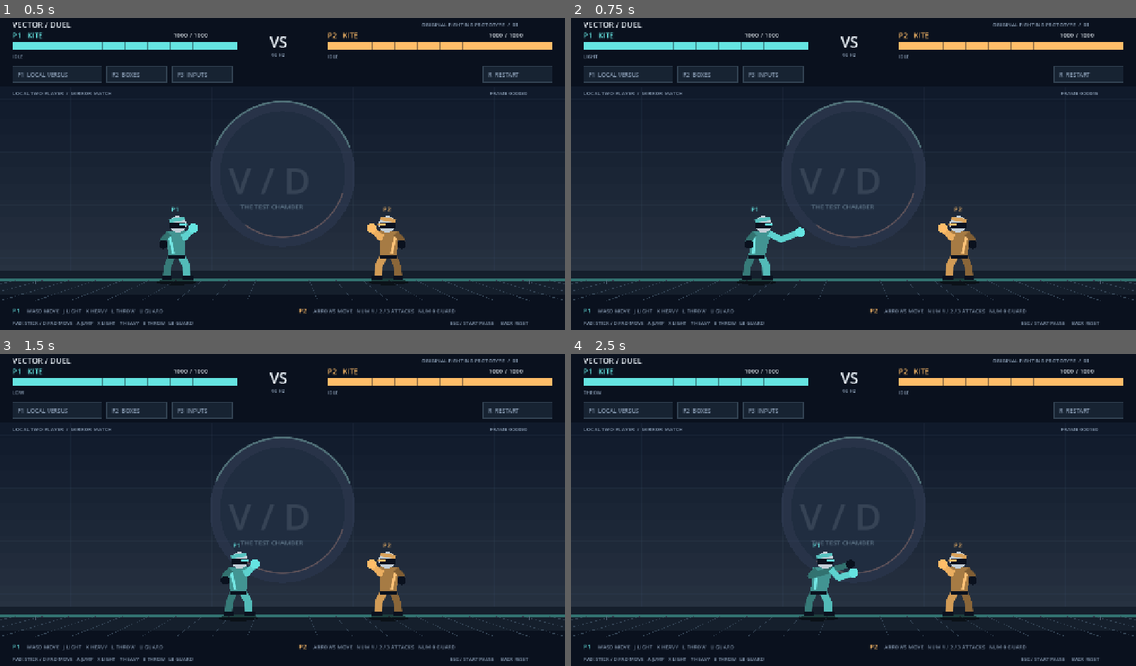
Above: before the commit, frames 1-4 (two rows, left to right).
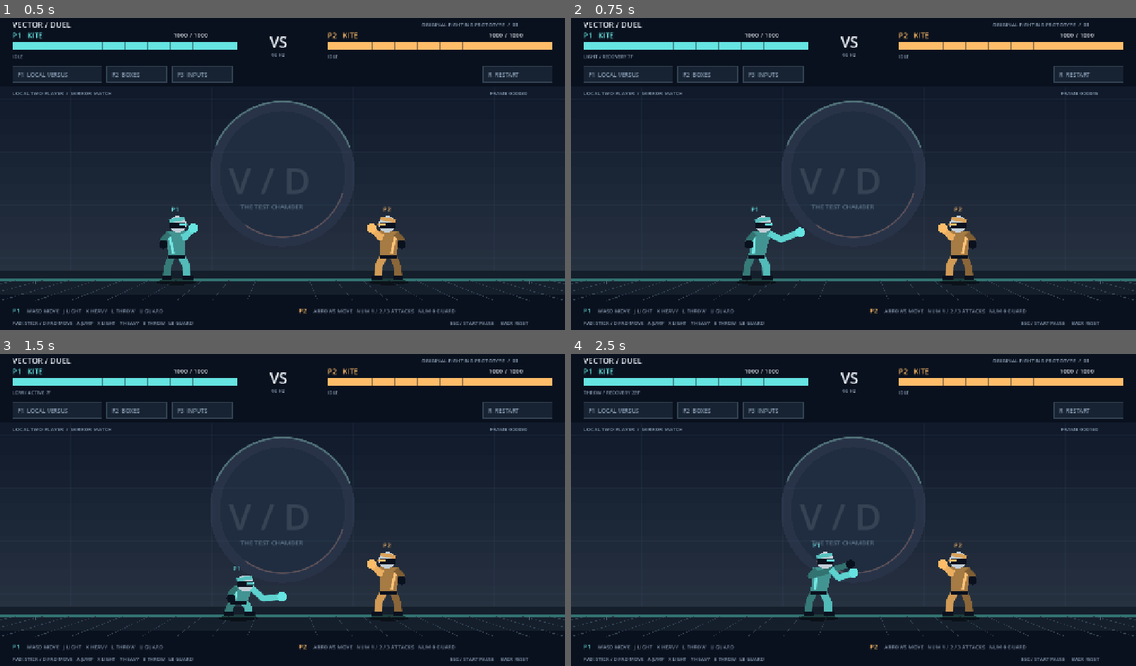
Above: after the commit, the same moments.

Repository: TIAN-sign/re02
Game: Godot game, scene res://scenes/main.tscn
Two runs of this game, one before a commit and one after it. Both use one fixed random seed, a clock stepped at 60 frames per second and the inputs below.
Inputs (mouse positions are in pixels of both pictures, inside the frame that each line leads up to):
- Up to frame 1 (0.5 s): no input
- Up to frame 2 (0.75 s): tap Enter at 0.5 s; move the mouse to (977, 158) at 0.52 s; hold D from 0.53 s (still down); tap J at 0.6 s; click (977, 158) at 0.67 s
- Up to frame 3 (1.5 s): move the mouse to (169, 525) at 1.27 s; release D at 1.28 s; hold S from 1.28 s (still down); tap K at 1.35 s
- Up to frame 4 (2.5 s): move the mouse to (910, 441) at 2.02 s; release S at 2.03 s; hold D from 2.03 s (still down); tap L at 2.1 s

Frame 1 is identical in both runs. In frame 2, less than 0.1% of the frame differs, in the area x 5-11%, y 11-14%; in frame 3, 0.9%, in the area x 4-51%, y 11-83%; in frame 4, less than 0.1%.

Commit message:
feat: validate complete fighting slice and record real viewport evidence

Diff:
--- /dev/null
+++ b/docs/evidence/capture.json
@@ -0,0 +1,56 @@
+{
+  "captures": [
+    {
+      "file": "versus.png",
+      "frame": 0,
+      "hitboxes": 0,
+      "hp": [
+        1000,
+        1000
+      ],
+      "round_over": false,
+      "training": false,
+      "winner": -1
+    },
+    {
+      "file": "training-hitboxes.png",
+      "frame": 88,
+      "hitboxes": 1,
+      "hp": [
+        1000,
+        920
+      ],
+      "round_over": false,
+      "training": true,
+      "winner": -1
+    },
+    {
+      "file": "ko.png",
+      "frame": 472,
+      "hitboxes": 0,
+      "hp": [
+        1000,
+        0
+      ],
+      "round_over": true,
+      "training": false,
+      "winner": 0
+    },
+    {
+      "file": "rematch.png",
+      "frame": 0,
+      "hitboxes": 0,
+      "hp": [
+        1000,
+        1000
+      ],
+      "round_over": false,
+      "training": false,
+      "winner": -1
+    }
+  ],
+  "display": "X11",
+  "engine": "4.6.3-stable (official)",
+  "method": "Real production viewport; scripted keyboard events; no replacement combat state",
+  "os": "Linux"
+}
--- a/presentation/game.gd
+++ b/presentation/game.gd
@@ -205,12 +205,12 @@
 	var state: String = str(fighter.get("state", "idle"))
 	var frame: int = int(fighter.get("state_frame", 0))
 	var accent: Color = CYAN if player == 0 else GOLD
-	var is_crouched: bool = state == "crouch"
+	var is_crouched: bool = bool(fighter.get("crouching", state == "crouch"))
 	var is_ko: bool = state == "ko" or state == "knockdown"
 	var lean: float = 0.0
-	if state in ["light", "heavy", "throw"]:
+	if state in ["light", "heavy", "throw", "throwing", "low", "air"]:
 		lean = 13.0
-	elif state in ["hitstun", "blockstun"]:
+	elif state in ["hitstun", "blockstun", "thrown"]:
 		lean = -8.0
 	var stance: float = 0.0
 	if state == "walk":
@@ -242,15 +242,17 @@
 	var front_hand := chest + Vector2(38, -8)
 	if state == "light":
 		front_hand = chest + Vector2(86, 1)
-	elif state == "heavy":
+	elif state in ["heavy", "air"]:
 		front_hand = chest + Vector2(103, -15)
-	elif state == "throw":
+	elif state == "low":
+		front_hand = chest + Vector2(86, 25)
+	elif state in ["throw", "throwing"]:
 		front_hand = chest + Vector2(67, 12)
 		back_hand = chest + Vector2(60, -8)
 	elif state in ["guard", "blockstun"]:
 		front_hand = chest + Vector2(28, -20)
 		back_hand = chest + Vector2(17, -4)
-	elif state == "hitstun":
+	elif state in ["hitstun", "thrown"]:
 		front_hand = chest + Vector2(47, 35)
 	_limb(chest + Vector2(-17, 4), chest + Vector2(-31, 19), back_hand, accent.darkened(0.5), 12)
 	_limb(chest + Vector2(16, 4), (chest + front_hand) * 0.5 + Vector2(0, 17), front_hand, accent.darkened(0.08), 13)
@@ -281,12 +283,14 @@
 			var direction := Vector2.from_angle(float(ray) * TAU / 8.0 + 0.2)
 			draw_line(point + direction * (8 + (1 - life) * 18), point + direction * (20 + (1 - life) * 35), color, 3, true)
 		if event_type in ["hit", "throw", "block"]:
-			_text(event_type.to_upper(), point + Vector2(-25, -42 - (1 - life) * 15), 15, color)
+			var label: String = "THROW TECH" if bool(event.get("tech", false)) else event_type.to_upper()
+			_text(label, point + Vector2(-25, -42 - (1 - life) * 15), 15, color)
 
 
 func _draw_boxes() -> void:
-	for group in ["hurtboxes", "hitboxes"]:
-		var color: Color = Color(0.25, 1, 0.6, 0.8) if group == "hurtboxes" else Color(1, 0.25, 0.35, 0.9)
+	var colors := {"pushboxes": Color(0.65, 0.55, 1, 0.7), "hurtboxes": Color(0.25, 1, 0.6, 0.8), "hitboxes": Color(1, 0.25, 0.35, 0.9), "throwboxes": Color(1, 0.75, 0.25, 0.9)}
+	for group in ["pushboxes", "hurtboxes", "hitboxes", "throwboxes"]:
+		var color: Color = colors[group]
 		for box in match_state.get(group, []):
 			var rect: Rect2 = box.get("rect", Rect2())
 			draw_rect(rect, Color(color, 0.12), true)
@@ -308,6 +312,9 @@
 			hp = int(players[player].get("hp", 1000))
 			max_hp = maxi(1, int(players[player].get("max_hp", 1000)))
 			state = str(players[player].get("state", "idle"))
+			var phase: String = str(players[player].get("phase", "none"))
+			if phase != "none":
+				state += " / " + phase + " %df" % int(players[player].get("state_frame", 0))
 			combo = int(players[player].get("combo", 0))
 		var ratio: float = clampf(float(hp) / float(max_hp), 0, 1)
 		_text("P%d   KITE" % (player + 1), Vector2(x, 52), 17, accent)
@@ -331,6 +338,8 @@
 	else:
 		_text("LOCAL TWO PLAYER  /  MIRROR MATCH", Vector2(28, 181), 12, MUTED)
 	_text("FRAME %06d" % int(match_state.get("frame", 0)), Vector2(1110, 181), 12, MUTED)
+	if show_boxes:
+		_text("BOXES: HURT / GREEN   HIT / RED   THROW / GOLD   PUSH / VIOLET", Vector2(425, 622), 11, MUTED)
 
 
 func _button(rect: Rect2, label: String, active: bool) -> void:
@@ -341,7 +350,7 @@
 
 func _draw_history(player: int, origin: Vector2, accent: Color) -> void:
 	draw_rect(Rect2(origin, Vector2(200, 208)), Color(0.035, 0.06, 0.1, 0.92))
-	_text("P%d  /  INPUT HISTORY" % (player + 1), origin + Vector2(12, 24), 12, accent)
+	_text("P%d  /  INPUT (PRE-DUMMY)" % (player + 1), origin + Vector2(12, 24), 11, accent)
 	var history: Array = input_source.call("history", player)
 	var rows: Array[Dictionary] = []
 	for index in range(history.size() - 1, -1, -1):
--- a/tests/capture_evidence.gd
+++ b/tests/capture_evidence.gd
@@ -5,6 +5,8 @@
 var game: Node
 var output_directory: String
 var captures: Array[Dictionary] = []
+var desired_keys: Dictionary = {}
+var injected_keys: Dictionary = {}
 
 
 func _initialize() -> void:
@@ -33,26 +35,26 @@
 	game.set_training_mode(true)
 	game.show_boxes = true
 	game.show_history = true
-	_approach()
+	await _approach()
 	_key(KEY_J, true)
-	_tick()
+	await _tick()
 	_key(KEY_J, false)
 	for tick in range(30):
-		_tick()
+		await _tick()
 		if not game.match_state["hitboxes"].is_empty():
 			break
 	await _capture("training-hitboxes.png")
 	game.set_training_mode(false)
 	game.show_boxes = false
 	game.show_history = false
-	_approach()
+	await _approach()
 	for tick in range(3600):
 		var players: Array = game.match_state["players"]
 		_key(KEY_D, players[1]["pos"].x - players[0]["pos"].x > 65)
 		_key(KEY_J, tick % 48 == 0)
 		_key(KEY_K, tick % 48 == 10)
 		_key(KEY_L, tick % 96 == 40)
-		_tick()
+		await _tick()
 		if game.match_state["round_over"]:
 			break
 	for key in [KEY_D, KEY_J, KEY_K, KEY_L]:
@@ -86,23 +88,32 @@
 		var players: Array = game.match_state["players"]
 		if players[1]["pos"].x - players[0]["pos"].x < 80:
 			break
-		_tick()
+		await _tick()
 	_key(KEY_D, false)
-	_tick()
+	await _tick()
 
 
 func _tick() -> void:
+	# Inject before the consuming physics tick, matching the production InputMap contract.
+	await process_frame
+	for key in desired_keys:
+		var pressed: bool = desired_keys[key]
+		if pressed == bool(injected_keys.get(key, false)):
+			continue
+		var event := InputEventKey.new()
+		event.keycode = key
+		event.physical_keycode = key
+		event.pressed = pressed
+		Input.parse_input_event(event)
+		injected_keys[key] = pressed
 	Input.flush_buffered_events()
+	await physics_frame
 	var inputs: Array[Dictionary] = game.input_source.sample_frame()
 	game.advance_frame(inputs)
 
 
 func _key(key: Key, pressed: bool) -> void:
-	var event := InputEventKey.new()
-	event.keycode = key
-	event.physical_keycode = key
-	event.pressed = pressed
-	Input.parse_input_event(event)
+	desired_keys[key] = pressed
 
 
 func _capture(filename: String) -> void:
Not shown, added: combat/combat_sim.gd.uid
Not shown, added: combat/fighter_state.gd.uid
Not shown, added: combat/move_data.gd.uid
Not shown, added: combat/tests/run.gd.uid
Not shown, added: docs/evidence/.gdignore
Binary file added: docs/evidence/ko.png
Binary file added: docs/evidence/rematch.png
Binary file added: docs/evidence/training-hitboxes.png
Binary file added: docs/evidence/versus.png
Not shown, added: input/button_latch.gd.uid
Not shown, added: input/device_reader.gd.uid
Not shown, added: input/frame_history.gd.uid
(and 12 more such lines)
